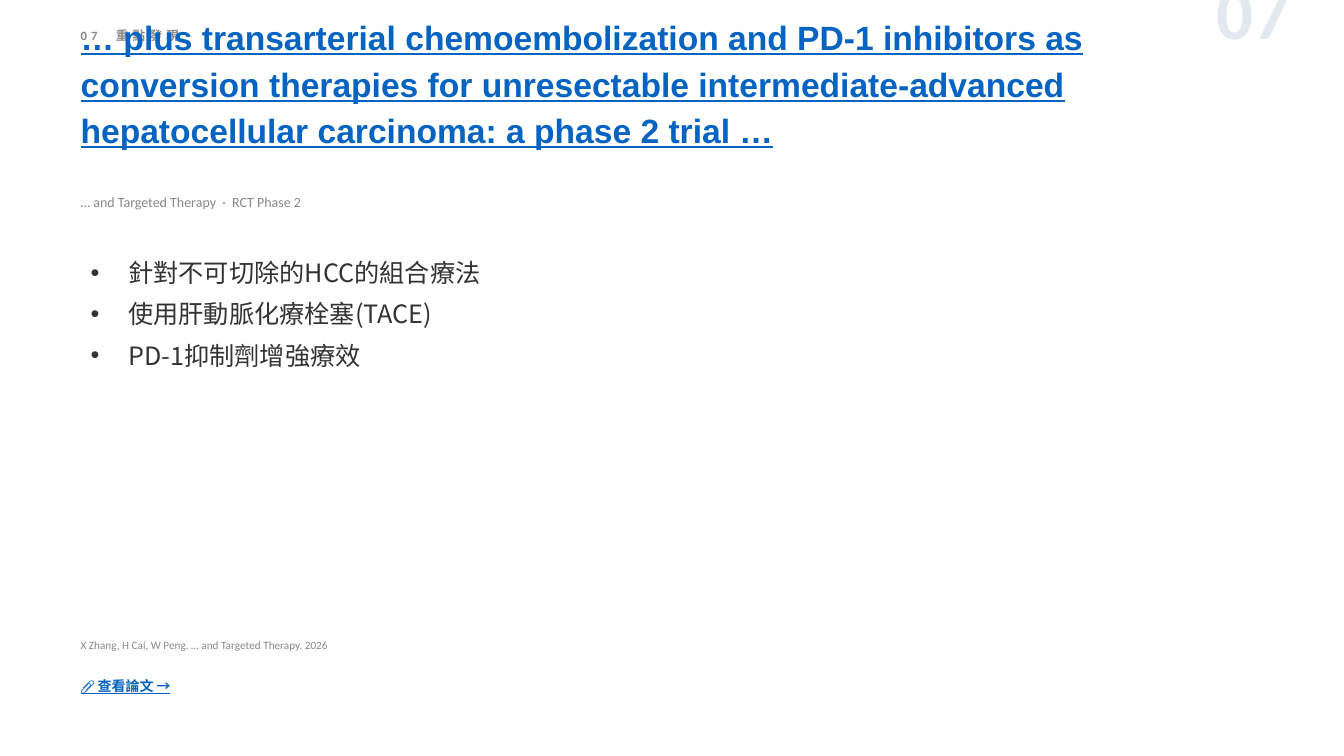
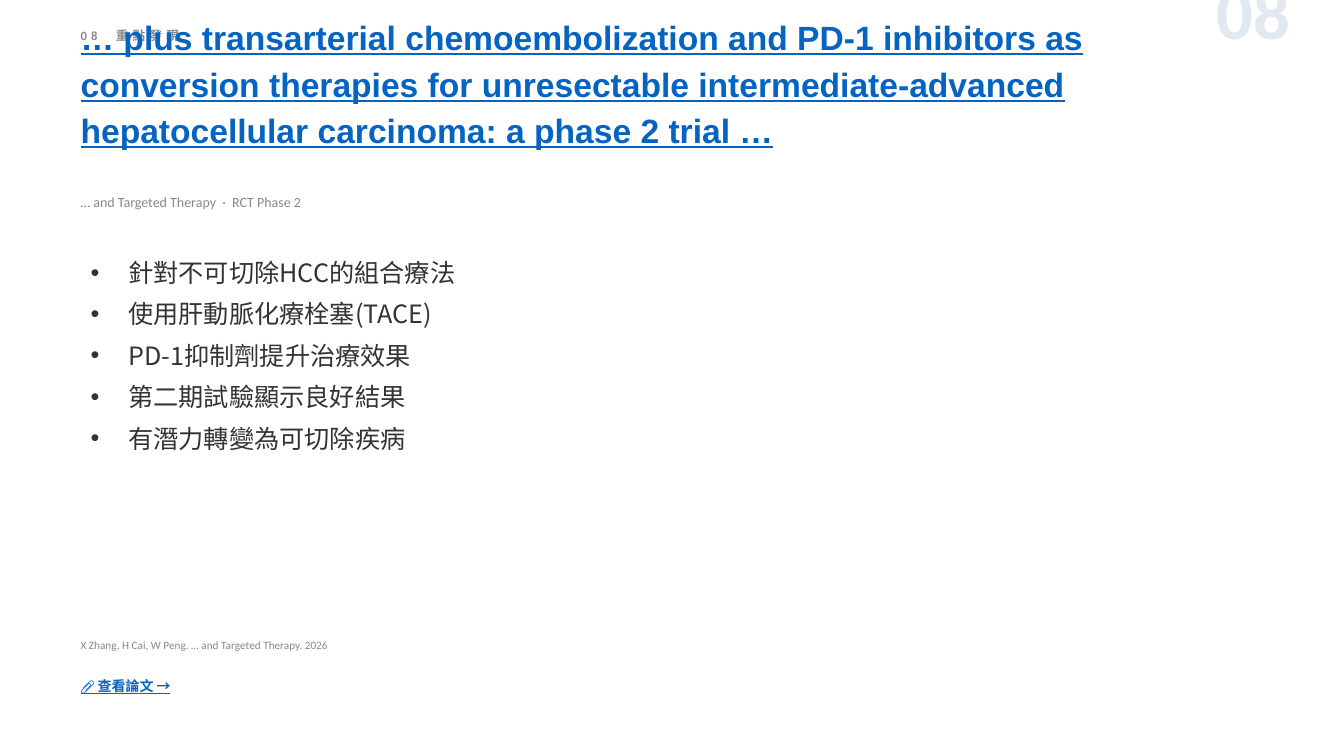
Before and after one commit to jejenhu-maker/hcc-weekly-digest, a slide deck: slide 10 of docs/digest-zh.pptx (slide 9 before the commit). Drawn at 1344x756 pixels with LibreOffice and Linux fonts; fonts in the diff are those of the drawing. Boxes give left, top, right and bottom in pixels: in the first picture for what was removed or moved away, otherwise in the second. Text is boxed around its words. In the diff, an @@ line names an element or a change of style, - is before the commit and + after.

```diff
--- a/docs/digest-zh.pptx
+++ b/docs/digest-zh.pptx
@@ text at [81,27,179,44]: text changed @@
-07 重點發現
+08 重點發現
@@ text at [1008,10,1291,10]: text changed @@
-07
+08
@@ text at [128,261,455,284]: text changed @@
-• 針對不可切除的HCC的組合療法
+• 針對不可切除HCC的組合療法
@@ text at [128,344,411,450]: text changed @@
-• PD-1抑制劑增強療效
+• PD-1抑制劑提升治療效果
+• 第二期試驗顯示良好結果
+• 有潛力轉變為可切除疾病
```
Also in this commit, not shown: 11 other slides changed, 2 slides added, 2 slides removed, 2 other files.
